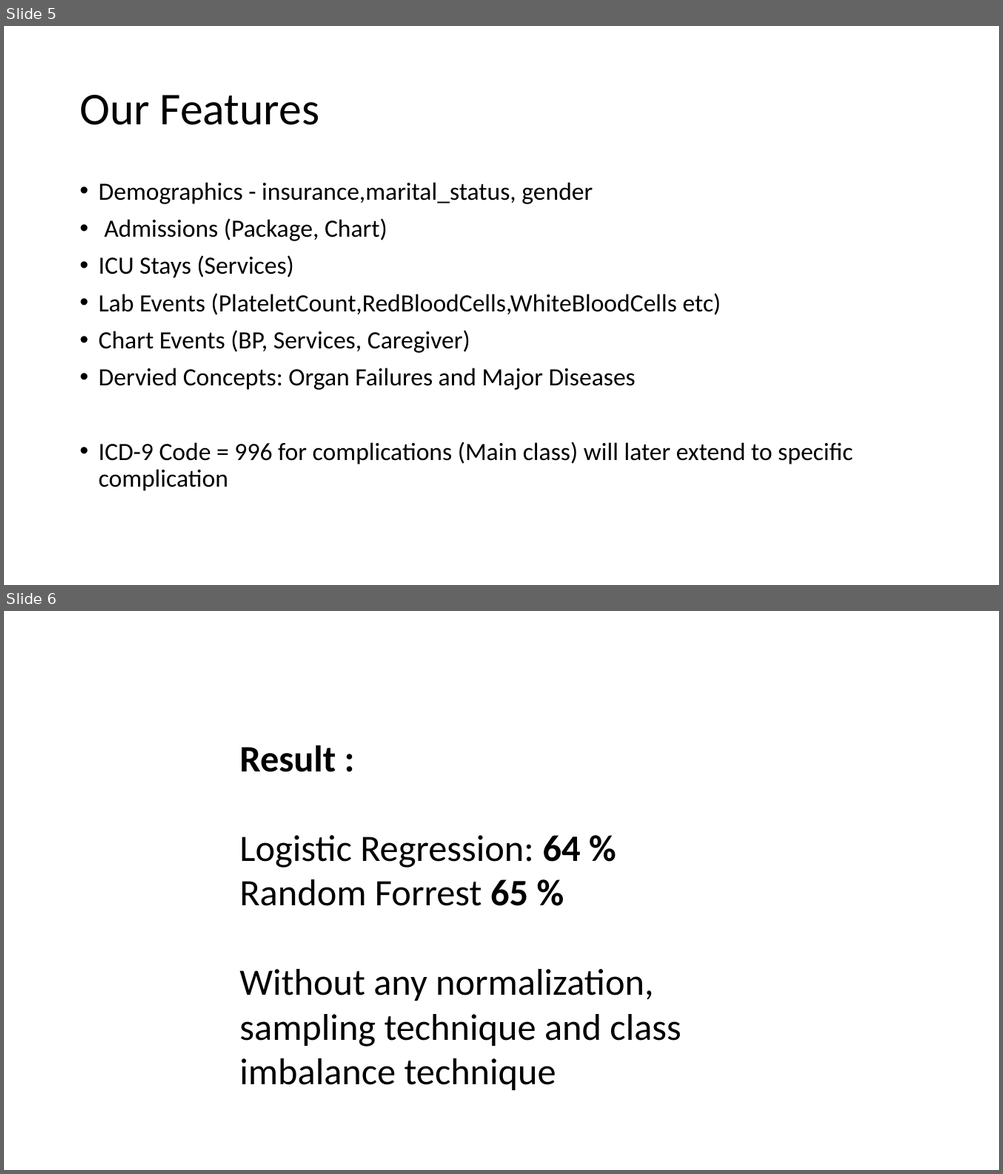
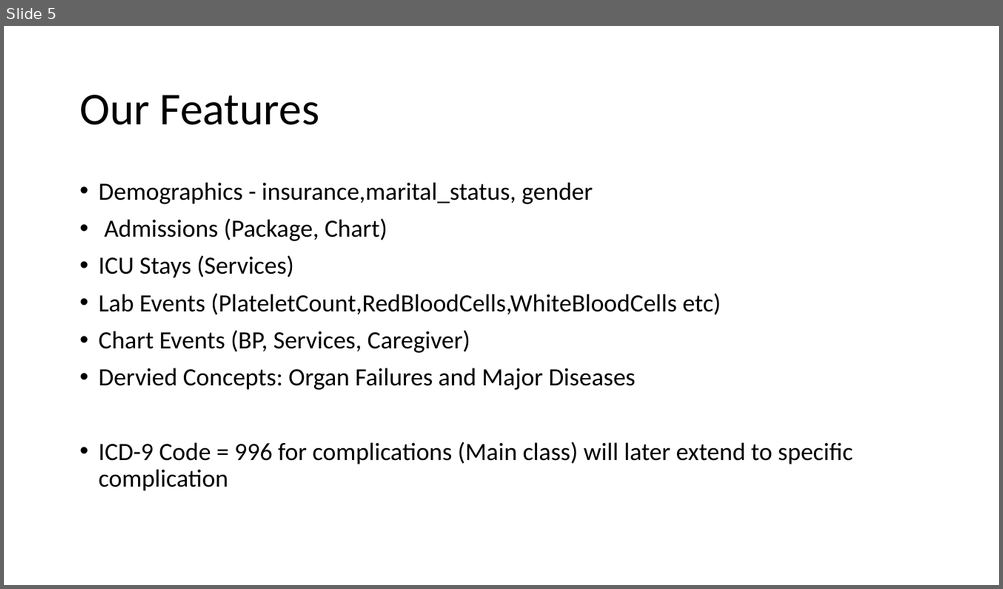
Before and after one commit to fmqbl/Predicting-Post-Procedural-Complications-Using-MIMICIII, a slide deck: Presentation.pptx. Shown one above the other, each under a label of ours: slides 5 and 6 before the commit, slide 5 after it. The pictures are 1003x1174 and 1003x589 pixels, drawn with LibreOffice and Linux fonts; fonts in the diff are those of the drawing. Boxes give left, top, right and bottom in pixels: in the first picture for what was removed or moved away, otherwise in the second. Text is boxed around its words. In the diff, an @@ line names an element or a change of style, - is before the commit and + after.

```diff
--- a/Presentation.pptx
+++ b/Presentation.pptx
@@ slide 6 removed at (4, 611, 999, 1170), background #FFFFFF @@
@@ text removed at (239, 745, 680, 1091) @@
-Result :
-Logistic Regression: 64 %
-Random Forrest 65 %
-Without any normalization, sampling technique and class imbalance technique
```
Also in this commit, not shown: 1 slide added, 1 other file.
